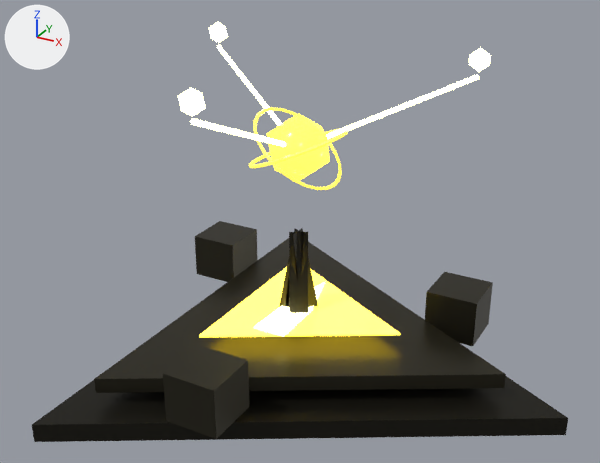
The FBX model mines20/boostpads/pad4/ThunderBoostPad_Roblox.fbx, before and after one commit.
The view is the same before and after, from a 50 mm camera at (9.72, -17.6, 12.3) aimed at (0.21, -0.3, 3.65). Lighting does not change. The marker at upper left points along +X, +Y and +Z. The first picture is the older version.

Names of what the first picture shows: 'AccentNeon', 'BoostPad', 'DarkPlate', 'EnergyGlass', 'EnergyGlow', 'TrimPlate'.
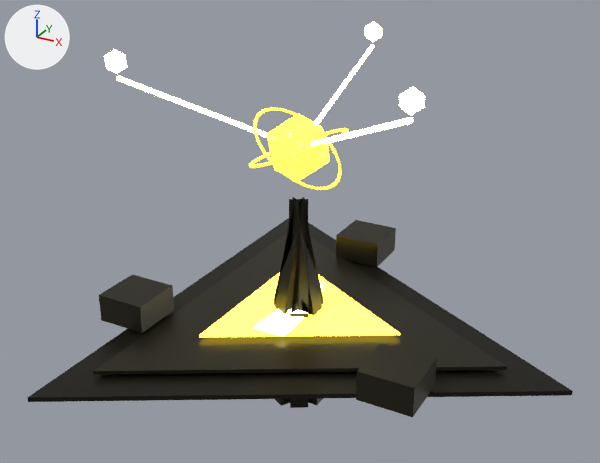
The newer file is also turned or shifted as a whole; pictures and numbers use the older file's frame.

Boxes (x1, y1, x2, y2) around the edits, measured in the pictures (600 x 463 px; the box of a moved part takes in the faces that stretch with it):
'TrimPlate', reshaped (10% shorter): before (94, 221, 506, 439); after (93, 220, 507, 417)
'DarkPlate', reshaped: before (32, 228, 568, 442); after (27, 197, 573, 408)
'AccentNeon', reshaped: before (178, 22, 491, 337); after (104, 21, 425, 337)
part 1 of me_tri_step_1_002, moved or reshaped: before (94, 238, 506, 393); after (93, 233, 507, 375)
part 2 of me_tri_step_1_002, moved or reshaped: before (195, 221, 257, 282); after (336, 220, 396, 267)
part 3 of me_tri_step_1_002, moved or reshaped: before (163, 345, 249, 439); after (99, 275, 174, 333)
part 4 of me_tri_step_1_002, moved or reshaped: before (425, 272, 493, 346); after (356, 343, 437, 417)
part 5 of me_tri_step_0_002, moved or reshaped: before (32, 376, 568, 442); after (27, 218, 573, 402)
part 6 of me_tri_step_0_002, moved or reshaped: before (289, 232, 308, 313); after (274, 197, 323, 405)
part 7 of me_tri_step_0_002, moved or reshaped: before (279, 229, 317, 307); after (289, 199, 309, 408)
part 8 of me_tri_step_0_002, moved or reshaped: before (280, 228, 318, 308); after (275, 197, 323, 406)
part 9 of me_pad_bolt_002, moved or reshaped: before (209, 22, 228, 43); after (364, 21, 382, 42)
part 10 of me_pad_bolt_002, moved or reshaped: before (217, 45, 282, 126); after (314, 44, 375, 124)
part 11 of me_pad_bolt_002, moved or reshaped: before (178, 88, 205, 117); after (104, 49, 127, 74)
part 12 of me_pad_bolt_002, moved or reshaped: before (190, 118, 286, 147); after (116, 75, 267, 138)
part 13 of me_pad_bolt_002, moved or reshaped: before (469, 48, 491, 72); after (399, 86, 425, 115)
part 14 of me_pad_bolt_002, moved or reshaped: before (326, 74, 479, 139); after (310, 117, 413, 147)

The change, as a diff of the scene's bpy script:
```diff
--- a/mines20/boostpads/pad4/ThunderBoostPad_Roblox.fbx.py
+++ b/mines20/boostpads/pad4/ThunderBoostPad_Roblox.fbx.py
@@ me_pad_bolt_002 @@
-me_pad_bolt_002.from_pydata(...)  # 80 vertices, 132 faces; spans x -4.1..4.06, y -4.39..2.72, z -0.02..7.02
+me_pad_bolt_002.from_pydata(...)  # 80 vertices, 132 faces; spans x -4.1..4.06, y -2.19..4.92, z -0.02..7.02
+# me_pad_bolt_002 part 9: the loose piece of 12 vertices spanning x -4.1..-3.56, y 2.21..2.72, z 6.42..7.02 is moved by (3.81, 2.2, 0.0)
+# me_pad_bolt_002 part 10: the loose piece of 10 vertices spanning x -3.87..0.02, y 0.21..2.53, z 4.46..6.38 is turned -60 degrees about the z axis through its middle, then moved by (1.91, 1.1, 0.0)
+# me_pad_bolt_002 part 11: the loose piece of 12 vertices spanning x -0.29..0.25, y -4.39..-3.88, z 6.42..7.02 is moved by (-3.81, 2.2, 0.0)
+# me_pad_bolt_002 part 12: the loose piece of 10 vertices spanning x -0.09..0.04, y -4.16..0.29, z 4.46..6.38 is turned -60 degrees about the z axis through its middle, then moved by (-1.9, 1.11, 0.0)
+# me_pad_bolt_002 part 13: the loose piece of 12 vertices spanning x 3.52..4.06, y 2.21..2.72, z 6.42..7.02 is moved by (0.0, -4.4, 0.0)
+# me_pad_bolt_002 part 14: the loose piece of 10 vertices spanning x -0.06..3.83, y 0.2..2.52, z 4.46..6.38 is turned -60 degrees about the z axis through its middle, then moved by (0.0, -2.2, 0.0)
 me_pad_bolt_002.materials.append(mat_accent_neon)
@@ me_tri_step_1_002 @@
-me_tri_step_1_002.from_pydata(...)  # 33 vertices, 50 faces; spans x -4.51..5.8, y -5.1..5.02, z -0.27..1.03
+me_tri_step_1_002.from_pydata(...)  # 33 vertices, 50 faces; spans x -4.51..5.8, y -5.02..5.1, z 0.26..1.03
+# me_tri_step_1_002 part 1: the loose piece of 9 vertices spanning x -2.9..5.8, y -5.02..5.02, z -0.27..0.13 is scaled about its middle by (1, 1, 0.25), then moved by (0.0, 0.0, 0.38)
+# me_tri_step_1_002 part 2: the loose piece of 8 vertices spanning x -4.51..-3.11, y 1.5..2.9, z -0.27..1.03 is scaled about its middle by (1, 1, 0.596), then moved by (3.81, 2.2, 0.26)
+# me_tri_step_1_002 part 3: the loose piece of 8 vertices spanning x -0.7..0.7, y -5.1..-3.7, z -0.27..1.03 is scaled about its middle by (1, 1, 0.596), then moved by (-3.81, 2.2, 0.26)
+# me_tri_step_1_002 part 4: the loose piece of 8 vertices spanning x 3.11..4.51, y 1.5..2.9, z -0.27..1.03 is scaled about its middle by (1, 1, 0.596), then moved by (0.0, -4.4, 0.26)
 me_tri_step_1_002.materials.append(mat_trim_plate__diamondplate)
@@ me_tri_step_0_002 @@
-me_tri_step_0_002.from_pydata(...)  # 60 vertices, 100 faces; spans x -3.7..7.4, y -6.41..6.41, z -2.5..3.5
+me_tri_step_0_002.from_pydata(...)  # 60 vertices, 100 faces; spans x -3.7..7.4, y -6.41..6.41, z -1.6..4.4
+# me_tri_step_0_002 part 5: the loose piece of 9 vertices spanning x -3.7..7.4, y -6.41..6.41, z -0.33..0.17 is scaled about its middle by (1, 1, 0.25), then moved by (0.0, 0.0, 0.96)
+# me_tri_step_0_002 part 6: the loose piece of 14 vertices spanning x -0.55..0.58, y -0.76..0.71, z -2.5..3.5 is turned 60 degrees about the z axis through its middle, then moved by (0.01, 0.02, 0.9)
+# me_tri_step_0_002 part 7: the loose piece of 14 vertices spanning x -0.55..0.58, y -0.71..0.76, z -2.5..3.5 is turned 60 degrees about the z axis through its middle, then moved by (-0.03, 0.0, 0.9)
+# me_tri_step_0_002 part 8: the loose piece of 14 vertices spanning x -0.73..0.67, y -0.25..0.25, z -2.5..3.5 is turned 60 degrees about the z axis through its middle, then moved by (0.01, -0.02, 0.9)
+# other edits to the shape of me_tri_step_0_002 do not show in these pictures
 me_tri_step_0_002.materials.append(mat_dark_plate__diamondplate)
```
